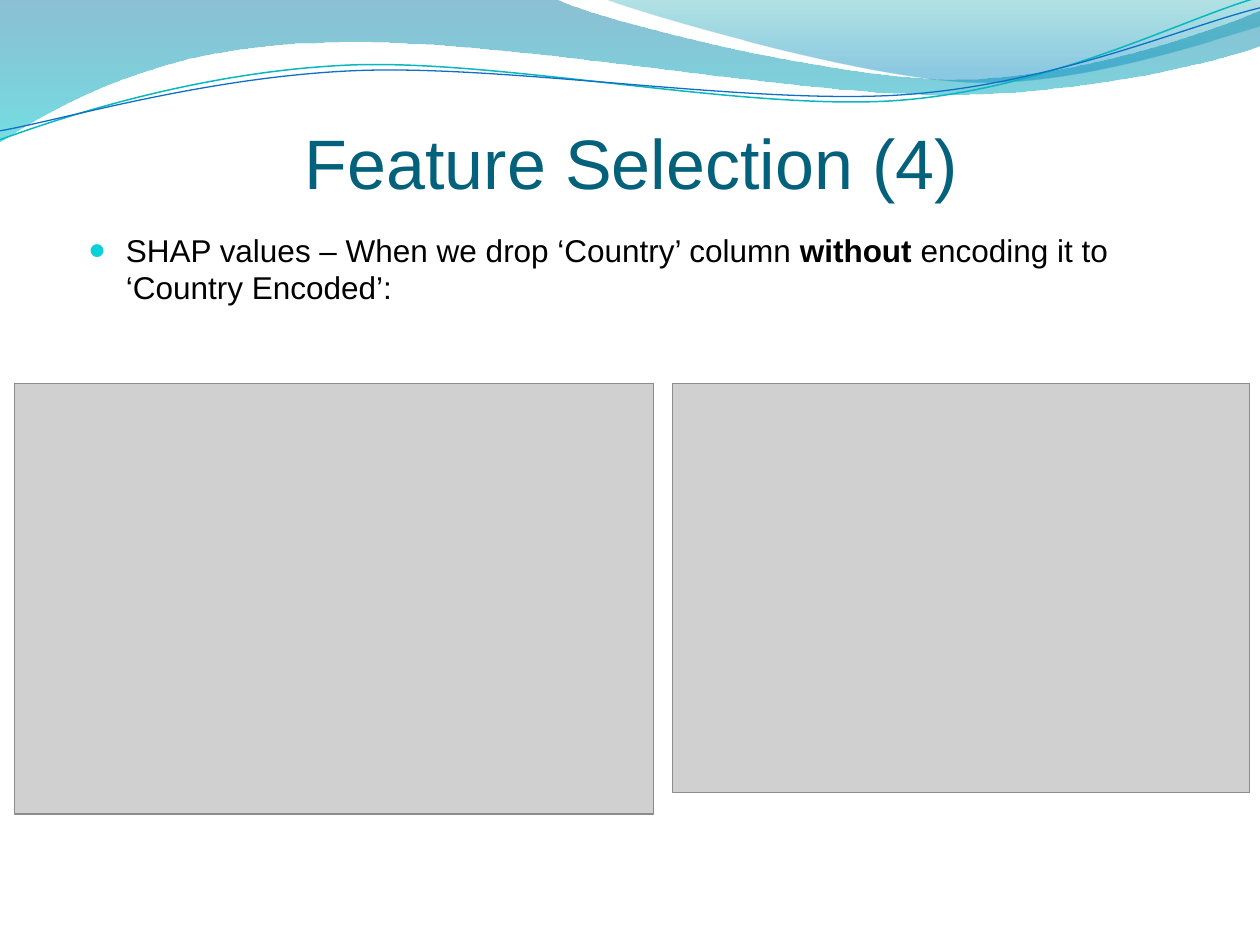
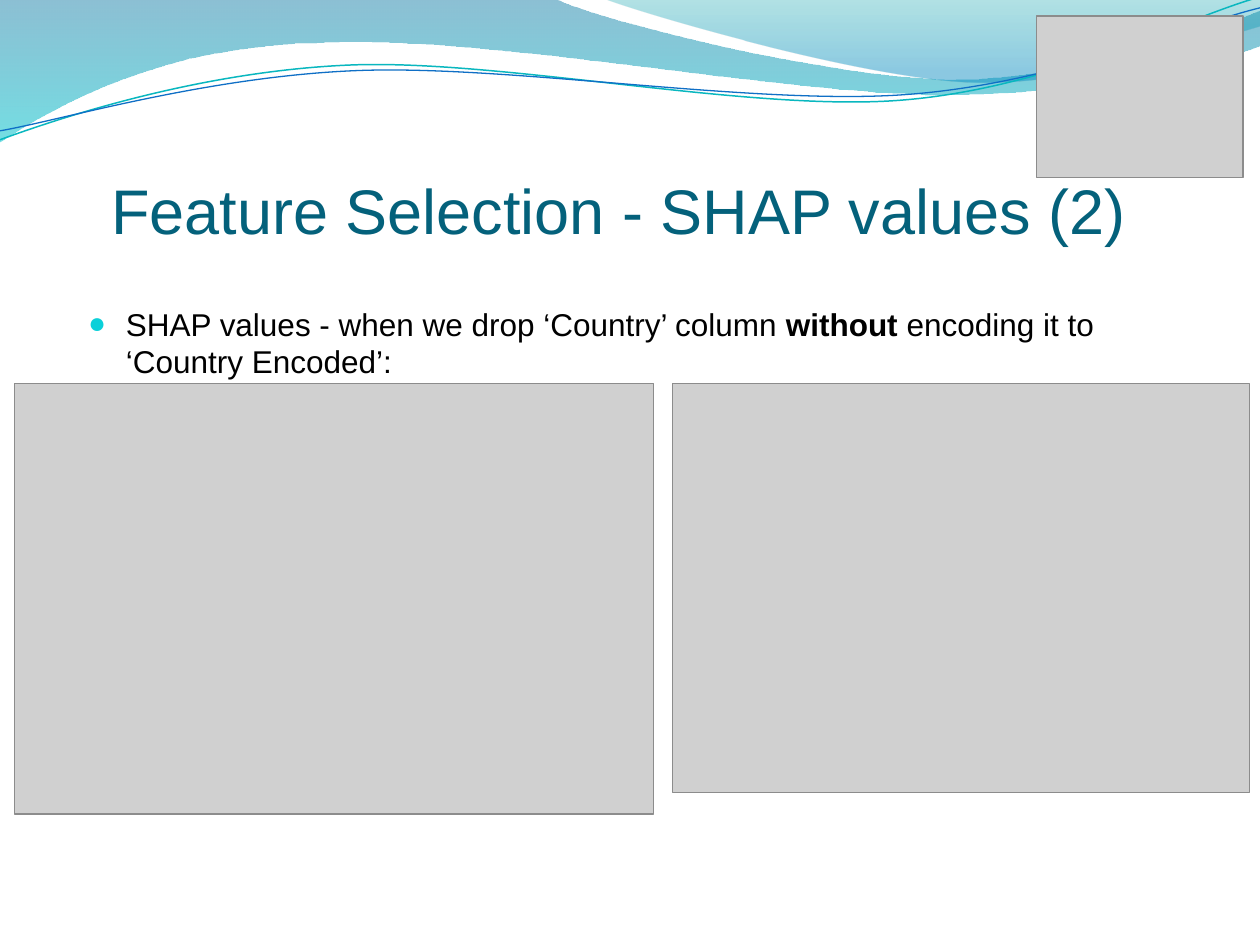
Before and after one commit to linoybar/Regression_Python_Project, a slide deck: slide 13 of Regression Project presentation.pptx (slide 10 before the commit). Drawn at 1260x945 pixels with LibreOffice and Linux fonts; fonts in the diff are those of the drawing; grey boxes stand for pictures; background and template pictures are left out. Boxes give left, top, right and bottom in pixels: in the first picture for what was removed or moved away, otherwise in the second. Text is boxed around its words. In the diff, an @@ line names an element or a change of style, - is before the commit and + after.

```diff
--- a/Regression Project presentation.pptx
+++ b/Regression Project presentation.pptx
@@ picture added at [1037,16,1244,178] @@
@@ title at [111,188,1125,245]: text changed; size 40 to 36 pt @@
-Feature Selection (4)
+Feature Selection - SHAP values (2)
@@ text at [126,313,1094,379]: text changed @@
-● SHAP values – When we drop ‘Country’ column without encoding it to ‘Country Encoded’:
+● SHAP values - when we drop ‘Country’ column without encoding it to ‘Country Encoded’:
```
Also in this commit, not shown: 13 other slides changed, 4 slides added, 1 slide removed.
